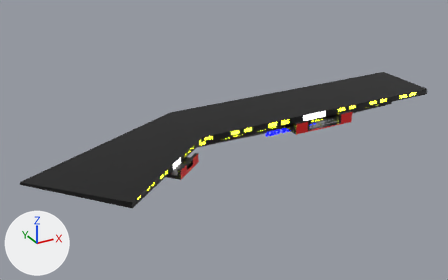
Renders of the FBX model Assets/Models/ECIA_terminal_building.fbx from each side of a commit.
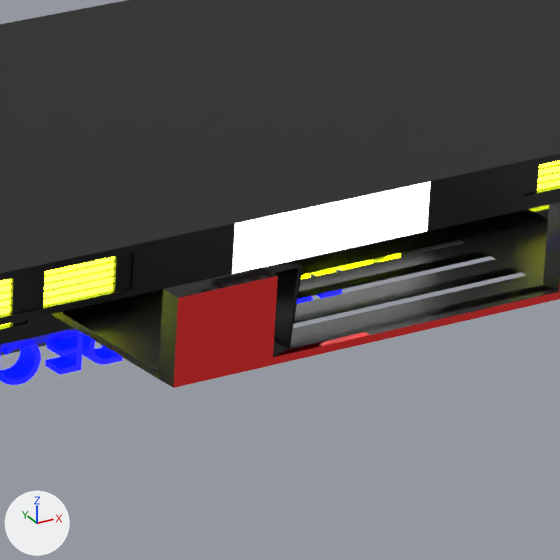
Each version appears first whole from a camera (50 mm lens) standing at (-9279.0, -12678.0, 5715.0) and looking at (-2637.0, -602.0, -322.0), and next in a close-up on the part from 62% to 76% of the width and 32% to 55% of the height. The lights are fixed; the arrows at lower left show +X, +Y and +Z. Where no turn or scale is listed for an object, it has been applied to the vertices. Vertices at the same position are counted once.

Names of what the first close-up shows: 'ECIA_terminal_building'.
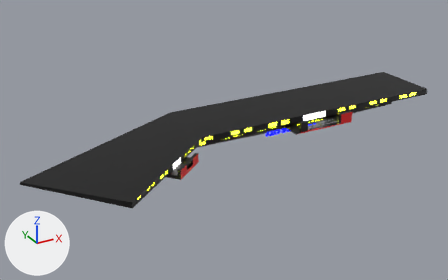
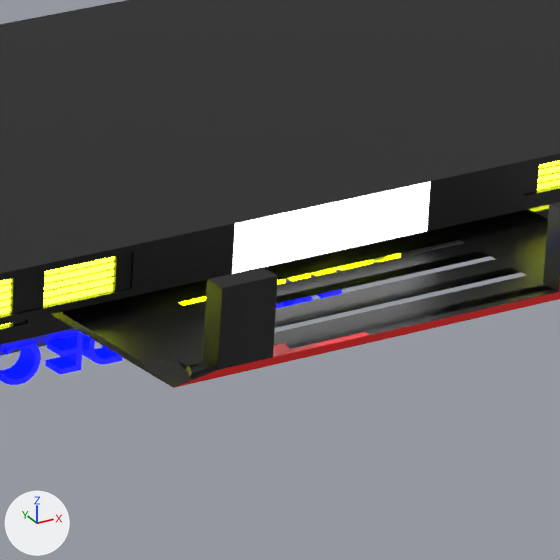
The change, as a list of edits to the scene's bpy script:
```text
Change me_plane:
    used by ob_ecia_terminal_building; location = (205.0, 41.0, 0.0)
    remove me_plane.from_pydata(...)  # 10566 vertices, 12877 faces; spans x -7748.0..3560.0, y -3000.0..902.0, z -660.0..40.0
    add me_plane.from_pydata(...)  # 10562 vertices, 12870 faces; spans x -7748.0..3560.0, y -3000.0..902.0, z -660.0..40.0
    me_plane part 1
    6 vertices are removed from x -1249.0..-802.0, y -1379.0..-1305.0, z 40.0
    12 faces are deleted
    2 vertices move from x -1249.0, y -1379.0..-1305.0, z -210.0 to x -1098.0, y -1379.0..-1305.0, z -210.0
    2 vertices are added at (-1098.0, -1379.0, 40.0), (-1098.0, -1305.0, 40.0)
    4 new faces join them, mat_material_001 (black #000000)
    1 new face joins them, mat_material_007 (red #e70002)
```

What differs and where, as boxes (x1, y1, x2, y2) in the close-ups (560 x 560 px):
part 1 of me_plane, cut back: before (144, 264, 303, 388); after (144, 267, 289, 388)
